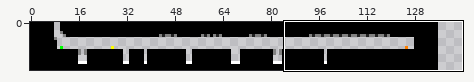
Two versions of one sprite sheet, magic/levels/1,1.png. The first picture is a wide view before the edit; the outline marks the close-up.
Close-up. Before the edit:
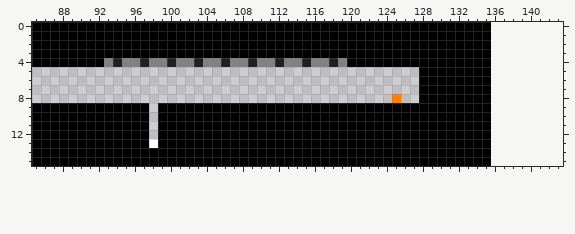
The file is 136x16 pixels. Colours within 5 levels of each other are drawn and written as one. Shown: x 85..143, y 0..15. The old version is drawn lined up with the new one, on the new canvas.
The result:
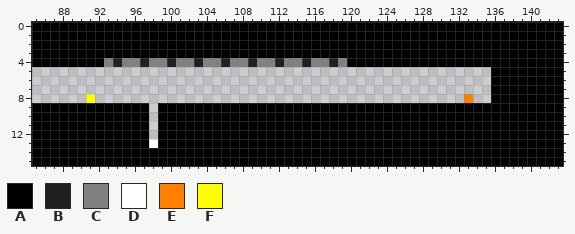
Palette (. is transparent): A #000000  B #202020  C #818181  D #ffffff  E #ff8000  F #ffff00
Change:
canvas 136x16 -> 144x16
y 0..4: x 136..143 ........ -> AAAAAAAA
y 5..7: x 128..143 AAAAAAAA........ -> ........AAAAAAAA
y 8: x 91 . -> F; x 125 E -> .; x 128..143 AAAAAAAA........ -> .....E..AAAAAAAA
y 9..15: x 136..143 ........ -> AAAAAAAA
Boxes around the changes in both close-ups, in picture pixels (x1, y1, x2, y2):
changed: (392, 22, 563, 166)
added: (86, 94, 95, 103)
